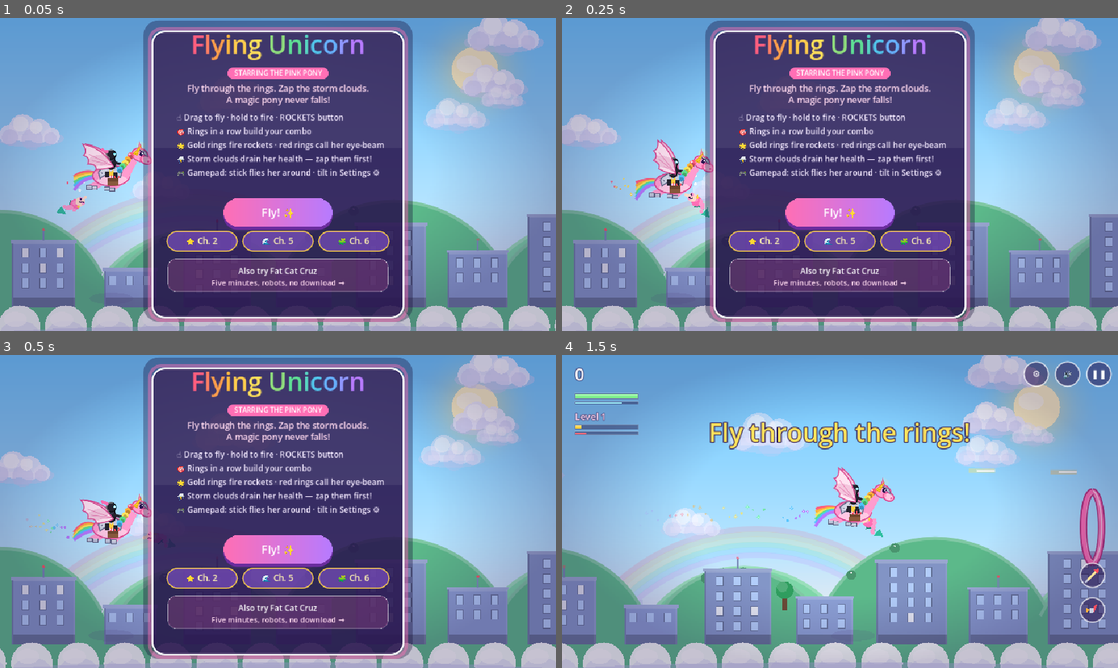
Above: before the commit, frames 1-4 (two rows, left to right).
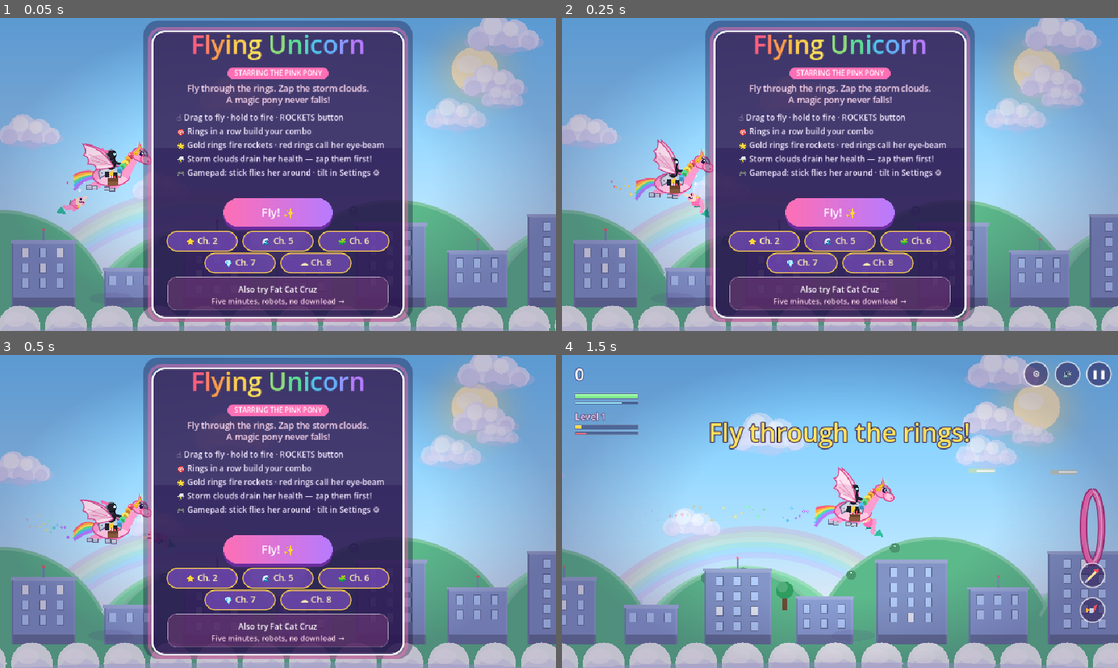
Above: after the commit, the same moments.

Repository: Dan8NOD/flying-unicorn
Game: Godot game, scene res://main.tscn
The game is run twice, just before and just after one commit, with the same random seed, the same clock (stepped at 60 frames per second) and the same inputs.
Inputs (mouse positions are in pixels of both pictures, inside the frame that each line leads up to):
- Up to frame 1 (0.05 s): no input
- Up to frame 2 (0.25 s): no input
- Up to frame 3 (0.5 s): no input
- Up to frame 4 (1.5 s): tap Enter at 0.5 s; move the mouse to (962, 495) at 0.52 s; hold D (fly_right) 0.53-1.25 s; hold Space (fire) 0.53-1.25 s; click (962, 495) at 0.67 s; drag from (728, 527) to (812, 574) at 1.27 s

The runs differ from the first frame. In frame 1, 5.6% of the frame differs, in the area x 30-70%, y 74-94%; in frame 2, 5.6%; in frame 3, 5.6%; in frame 4, nothing differs.

Commit message:
Add Crystalwood and Cloudbreak chapters
Co-authored-by: Dan8NOD <154256333+Dan8NOD@users.noreply.github.com>

Diff:
--- a/main.gd
+++ b/main.gd
@@ -243,6 +243,7 @@
 var ch6_end := false
 var ch7 := false
 var ch7_crystals := 0
+var _ch7_crystal_taken := {}
 var ch8 := false
 var ch8_pending := 0.0
 var pz_kind := 0
@@ -263,6 +264,8 @@
 var _btn_ch2 := Rect2()
 var _btn_ch5 := Rect2()
 var _btn_ch6 := Rect2()
+var _btn_ch7 := Rect2()
+var _btn_ch8 := Rect2()
 var _btn_end := Rect2()
 var _btn_again := Rect2()
 var _btn_resume := Rect2()
@@ -931,7 +934,7 @@
 	ch5 = false; ch5_city = false; ch5_pending = 0.0; _maze_hint = false
 	wobs = []; wcur = []; towers = []; mwalls = []; maze_exit = Vector2.ZERO
 	ch6 = false; ch6_pending = 0.0; ch6_end = false
-	ch7 = false; ch7_crystals = 0
+	ch7 = false; ch7_crystals = 0; _ch7_crystal_taken = {}
 	ch8 = false; ch8_pending = 0.0
 	pz_pieces = []; pz_sel = null; pz_done_t = 0.0; pz_kind = 0; pz_tex = null
 	spears = []; spear_cd = 0.0; _spear_tap = false; spread_t = 0.0; spreads = []
@@ -2539,6 +2542,16 @@
 			start()
 			_enter_wonder()
 			_enter_ch6()
+			return
+		if _btn_ch7.has_point(dp):
+			start()
+			_enter_wonder()
+			_enter_ch7()
+			return
+		if _btn_ch8.has_point(dp):
+			start()
+			_enter_wonder()
+			_enter_ch8()
 			return
 		if _teaser_rect.has_point(dp):
 			OS.shell_open("https://fatcatcruz.itch.io/fat-cat-cruz")
@@ -3071,6 +3084,16 @@
 	var dirt := Color("7a5230").darkened(0.35) if night else Color("7a5230")
 	var grass := Color("4fa361").darkened(0.3) if night else Color("4fa361")
 	var lip := Color("7ed6a8").darkened(0.3) if night else Color("7ed6a8")
+	if ch7:
+		soil = Color("26314f")
+		dirt = Color("3c4967")
+		grass = Color("315c72")
+		lip = Color("76f7e2")
+	elif ch8:
+		soil = Color("586c91")
+		dirt = Color("7892b6")
+		grass = Color("b4d8ec")
+		lip = Color("f3fdff")
 	draw_rect(Rect2(0, gy + 26, WCOLS * WCOL, H - gy - 18), soil)
 	draw_rect(Rect2(0, gy + 16, WCOLS * WCOL, 10), dirt)
 	draw_rect(Rect2(0, gy, WCOLS * WCOL, 16), grass)
@@ -3696,7 +3719,10 @@
 	_btn_ch2 = _chapter_btn(Vector2(W / 2 - 132, y + 18), "⭐ Ch. 2")
 	_btn_ch5 = _chapter_btn(Vector2(W / 2, y + 18), "🌊 Ch. 5")
 	_btn_ch6 = _chapter_btn(Vector2(W / 2 + 132, y + 18), "🧩 Ch. 6")
-	y += 48
+	y += 38
+	_btn_ch7 = _chapter_btn(Vector2(W / 2 - 66, y + 18), "💎 Ch. 7")
+	_btn_ch8 = _chapter_btn(Vector2(W / 2 + 66, y + 18), "☁️ Ch. 8")
+	y += 42
 	_teaser_rect = _teaser(Vector2(W / 2, y + 29))
 
 
@@ -3781,6 +3807,10 @@
 		var label := "Chapter 2"
 		if ch6:
 			label = "Puzzle %d/3 · %s" % [pz_kind + 1, _pz_name(pz_kind)]
+		elif ch7:
+			label = "Crystalwood · Chapter 7"
+		elif ch8:
+			label = "Cloudbreak Summit · Chapter 8"
 		elif ch5:
 			label = "Bad City 🏙" if ch5_city else "Open Water 🌊"
 		elif ch3:
@@ -3789,6 +3819,12 @@
 		if under:
 			var pcol := Color("9df08a") if pods_left > 0 else Color("ffd23f")
 			_stroke_text(Vector2(22, 108), "👽 x%d left" % pods_left if pods_left > 0 else "👽 ALL CLEAR!", 20, pcol, HORIZONTAL_ALIGNMENT_LEFT, 4)
+		elif ch7:
+			_stroke_text(Vector2(22, 108), "💎 %d/4" % ch7_crystals, 20, Color("b8fff4"), HORIZONTAL_ALIGNMENT_LEFT, 4)
+			if ch7_crystals < 4:
+				_stroke_text(Vector2(VW / 2, VH - 30), "Find 4 crystals to open the gate", 16, Color("e5fffb"), HORIZONTAL_ALIGNMENT_CENTER, 4)
+		elif ch8:
+			_stroke_text(Vector2(VW / 2, VH - 30), "Reach the summit flag!", 16, Color("eafaff"), HORIZONTAL_ALIGNMENT_CENTER, 4)
 		_draw_round_button(Vector2(VW - 87, 33), "🔇" if synth.muted else "🔊")
 		_draw_round_button(Vector2(VW - 33, 33), "❚❚")
 		var any_target: bool = drone != null and drone.alive
@@ -3856,6 +3892,7 @@
 # hostile, pony arrives powered up with a rainbow double jump).
 const WCOL := 170.0
 const WCELL := 190.0
+const CH7_CRYSTAL_COLUMNS := [4, 10, 17, 24]
 var _bit_taken := {}
 var _wonder_jump := false
 
@@ -4096,6 +4133,7 @@
 			_popup(uni.x, uni.y - 70, "SUMMIT REACHED! 🌈", Color("ffd23f"))
 			_burst(uni.x + 40, uni.y - 40, 50, RAINBOW, 300)
 			synth.fanfare()
+			synth.stop_sky()
 			ch8 = false
 			ch6_end = true
 	elif not ch7 and not ch8 and uni.x >= WCOLS * WCOL - 170 and _fin_cd <= 0 and ch3_pending <= 0:
@@ -4109,11 +4147,12 @@
 		ch3_pending = 1.6
 	if ch7:
 		for i in 4:
-			if i < ch7_crystals:
+			if _ch7_crystal_taken.has(i):
 				continue
-			var crystal_pos := Vector2([4, 10, 17, 24][i] * WCOL, H - 125.0)
+			var crystal_pos := Vector2(CH7_CRYSTAL_COLUMNS[i] * WCOL, H - 125.0)
 			if Vector2(uni.x, uni.y - 15).distance_to(crystal_pos) < 46.0:
-				ch7_crystals += 1
+				_ch7_crystal_taken[i] = true
+				ch7_crystals = _ch7_crystal_taken.size()
 				score += 35
 				_popup(crystal_pos.x, crystal_pos.y - 30, "Crystal! +35", Color("b8fff4"))
 				_burst(crystal_pos.x, crystal_pos.y, 18, [Color("76f7e2"), Color("b8fff4"), Color.WHITE], 210)
@@ -4709,6 +4748,9 @@
 	if ch3:
 		_draw_ch3()
 		return
+	if ch7 or ch8:
+		_draw_ch7_ch8()
+		return
 	# Side view: solid ground, markers, drone, cloud platforms, star bits,
 	# and her zap bolts — all world coords; the camera transform is on.
 	_draw_solid_ground()
@@ -4758,7 +4800,78 @@
 		var wave := sin(t * 5.0 + i * 0.8) * 2.0
 		draw_colored_polygon(PackedVector2Array([Vector2(fx + 3, gy - 124 + i * 7), Vector2(fx + 54 - i * 3, gy - 120 + i * 7 + wave), Vector2(fx + 3, gy - 117 + i * 7)]), RAINBOW[i])
 	draw_colored_polygon(_sparkle_poly(fx, gy - 136, 11), Color("ffd23f"))
-	_text_c(Vector2(fx + 34, gy - 98), "FINISH", 14, Color.WHITE)
+	var finish_label := "CRYSTAL GATE" if ch7 else ("SUMMIT" if ch8 else "FINISH")
+	_text_c(Vector2(fx + 42, gy - 98), finish_label, 14, Color.WHITE)
+
+
+func _draw_ch7_ch8() -> void:
+	_draw_solid_ground()
+	_draw_wonder_markers()
+	for c in _wonder_cols():
+		var L := _wonder_col(c)
+		var px := Vector2(c * WCOL, L[0])
+		var hw: float = L[1] * 0.5
+		if ch7:
+			_fill_ellipse(px + Vector2(0, 9), hw, 18, Color("182f53"))
+			draw_rect(Rect2(px.x - hw, px.y - 10, L[1], 13), Color("344d79"))
+			draw_circle(px + Vector2(-hw + 10, -9), 12, Color("344d79"))
+			draw_circle(px + Vector2(0, -14), 15, Color("344d79"))
+			draw_circle(px + Vector2(hw - 12, -8), 12, Color("344d79"))
+			draw_rect(Rect2(px.x - hw, px.y - 1, L[1], 4), Color("76f7e2"))
+			if L[2]:
+				draw_polyline(_arc_pts(px.x, px.y - 12, hw + 6, 16, PI * 1.1, PI * 1.9, 16), Color("b8fff4"), 3, true)
+		else:
+			_fill_ellipse(px + Vector2(0, 10), hw, 19, Color("455d89"))
+			draw_rect(Rect2(px.x - hw, px.y - 11, L[1], 15), Color("d9f4ff"))
+			draw_circle(px + Vector2(-hw + 10, -11), 12, Color("d9f4ff"))
+			draw_circle(px + Vector2(0, -16), 16, Color("eafaff"))
+			draw_circle(px + Vector2(hw - 12, -9), 12, Color("d9f4ff"))
+			draw_rect(Rect2(px.x - hw, px.y + 1, L[1], 4), Color("82c6f7"))
+		for bi in L[3]:
+			if not _bit_taken.has("%d:%d" % [c, bi]):
+				_bit_star(_wonder_bit_pos(c, bi))
+	var first_col := int(floor(cam_x / 340.0)) - 1
+	var col := first_col
+	while col * 340.0 < cam_x + W + 340.0:
+		var x := col * 340.0 + 100.0
+		if ch7 and _hash01(col * 37 + 2) < 0.78:
+			var tree_ground := H - 60.0
+			var tree_height := 80.0 + _hash01(col * 19 + 8) * 100.0
+			draw_rect(Rect2(x - 5, tree_ground - tree_height * 0.35, 10, tree_height * 0.35), Color("33415f"))
+			for tier in 3:
+				var size := 30.0 - tier * 6.0
+				var top := tree_ground - tree_height + tier * 27.0
+				draw_colored_polygon(PackedVector2Array([
+					Vector2(x, top), Vector2(x - size, top + 38), Vector2(x + size, top + 38)
+				]), Color("315c72").lerp(Color("557c82"), _hash01(col + tier)))
+				draw_line(Vector2(x, top + 2), Vector2(x, top + 30), Color("76f7e2", 0.6), 3)
+		elif ch8 and _hash01(col * 23 + 9) < 0.72:
+			var rock_ground := H - 60.0
+			var rock_height := 34.0 + _hash01(col * 17 + 4) * 68.0
+			var rock := PackedVector2Array([
+				Vector2(x - 30, rock_ground), Vector2(x - 16, rock_ground - rock_height * 0.55),
+				Vector2(x - 5, rock_ground - rock_height), Vector2(x + 8, rock_ground - rock_height * 0.62),
+				Vector2(x + 27, rock_ground - rock_height * 0.82), Vector2(x + 36, rock_ground)
+			])
+			draw_colored_polygon(rock, Color("7892b6"))
+			draw_polyline(PackedVector2Array([rock[1], rock[2], rock[3]]), Color("d9f4ff"), 3, true)
+		col += 1
+	if ch7:
+		for i in 4:
+			if _ch7_crystal_taken.has(i):
+				continue
+			var cp := Vector2(CH7_CRYSTAL_COLUMNS[i] * WCOL, H - 125.0)
+			var pulse := 0.78 + 0.22 * sin(t * 4.0 + i)
+			draw_texture_rect(_radial_glow_tex(Color(0.3, 1, 0.9, 0.45 * pulse), Color(0.3, 1, 0.9, 0)), Rect2(cp - Vector2(35, 35), Vector2(70, 70)), false)
+			var gem := PackedVector2Array([
+				cp + Vector2(0, -19), cp + Vector2(13, -3), cp + Vector2(8, 17),
+				cp + Vector2(-8, 17), cp + Vector2(-13, -3)
+			])
+			draw_colored_polygon(gem, Color("76f7e2"))
+			draw_polyline(gem, Color("e5fffb"), 2, true)
+			draw_line(cp + Vector2(0, -12), cp + Vector2(0, 10), Color.WHITE, 2, true)
+	_draw_spreads()
+	_draw_wzaps()
 
 
 func _draw_drone(d = null) -> void:
@@ -5083,6 +5196,10 @@
 		_draw_over_bg()
 	elif wonder and ch6:
 		_draw_ch6_bg()
+	elif wonder and ch7:
+		_draw_ch7_bg()
+	elif wonder and ch8:
+		_draw_ch8_bg()
 	elif wonder and ch5:
 		if ch5_city:
 			_draw_city_bg()
@@ -5208,6 +5325,8 @@
 			_draw_mermaid()
 		if wonder and (ch3 or ch5):
 			_draw_pony_top()
+		elif wonder and (ch7 or ch8):
+			_draw_unicorn()
 		elif not wonder:
 			_draw_unicorn()
 		if state == "over" and over_card_visible:
@@ -5833,6 +5952,62 @@
 	draw_texture_rect(_radial_glow_tex(Color(1, 0.6, 0.25, 0.10 + 0.05 * pulse), Color(0.4, 0.15, 0.05, 0)), Rect2(VW * 0.1, VH * 0.55, VW * 0.8, VH * 0.5), false)
 
 
+func _draw_ch7_bg() -> void:
+	var bands := 10
+	for i in bands:
+		var k := float(i) / bands
+		draw_rect(Rect2(0, VH * k, VW, VH / bands + 1), Color("27365a").lerp(Color("694e7a"), k))
+	draw_texture_rect(_radial_glow_tex(Color(0.45, 1, 0.88, 0.18), Color(0.45, 1, 0.88, 0)), Rect2(VW * 0.25, VH * 0.08, VW * 0.5, VH * 0.7), false)
+	for layer in 3:
+		var base_y := VH * (0.64 + layer * 0.08)
+		var shift := cam_x * (0.05 + layer * 0.035)
+		var step := 180.0 + layer * 85.0
+		var first := int(floor(shift / step)) - 1
+		var segment := first
+		while segment * step - shift < VW + step:
+			var x := segment * step - shift
+			var height := 110.0 + _hash01(segment * 29 + layer * 17) * (100.0 + layer * 20.0)
+			var width := 90.0 + _hash01(segment * 13 + layer * 41) * 90.0
+			var silhouette := PackedVector2Array([
+				Vector2(x - width, base_y), Vector2(x - width * 0.55, base_y - height * 0.65),
+				Vector2(x, base_y - height), Vector2(x + width * 0.62, base_y - height * 0.48),
+				Vector2(x + width, base_y)
+			])
+			var shade := 0.12 + layer * 0.075
+			draw_colored_polygon(silhouette, Color("102541").lerp(Color("263b5b"), shade))
+			if layer == 2:
+				for star in 2:
+					var sx := x + (star - 0.5) * 42.0
+					draw_circle(Vector2(sx, base_y - height * 0.62), 2.0, Color("76f7e2", 0.65))
+			segment += 1
+
+
+func _draw_ch8_bg() -> void:
+	var bands := 12
+	for i in bands:
+		var k := float(i) / bands
+		draw_rect(Rect2(0, VH * k, VW, VH / bands + 1), Color("5e83bd").lerp(Color("c5eaff"), k))
+	draw_texture_rect(_radial_glow_tex(Color(1, 0.96, 0.75, 0.5), Color(1, 0.96, 0.75, 0)), Rect2(VW * 0.68, VH * 0.08, 180, 180), false)
+	for i in 9:
+		var x := fposmod(i * 173.0 - cam_x * 0.11, VW + 260.0) - 130.0
+		var y := VH * (0.28 + _hash01(i * 31 + 6) * 0.38)
+		var size := 40.0 + _hash01(i * 23 + 4) * 54.0
+		var cloud := Color(0.93, 0.98, 1.0, 0.64)
+		_fill_ellipse(Vector2(x, y + size * 0.1), size * 1.25, size * 0.32, Color(0.53, 0.68, 0.85, 0.27))
+		draw_circle(Vector2(x - size * 0.5, y), size * 0.36, cloud)
+		draw_circle(Vector2(x, y - size * 0.13), size * 0.48, cloud)
+		draw_circle(Vector2(x + size * 0.53, y + size * 0.04), size * 0.33, cloud)
+	for i in 7:
+		var island_x := fposmod(i * 219.0 - cam_x * 0.2, VW + 320.0) - 160.0
+		var peak := VH * (0.52 + _hash01(i * 19 + 1) * 0.2)
+		var width := 90.0 + _hash01(i * 13 + 7) * 80.0
+		var island := PackedVector2Array([
+			Vector2(island_x - width, VH), Vector2(island_x - width * 0.4, peak + 35),
+			Vector2(island_x, peak), Vector2(island_x + width * 0.55, peak + 30), Vector2(island_x + width, VH)
+		])
+		draw_colored_polygon(island, Color("7294bb", 0.55))
+
+
 # ─── Chapter 6: three little jigsaws ─────────────────────────────────────────
 const PZ_O := Vector2(240.0, 76.0)
 const PZ_PW := 160.0
@@ -5868,6 +6043,7 @@
 	ch8 = false
 	ch8_pending = 0.0
 	ch7_crystals = 0
+	_ch7_crystal_taken = {}
 	ch6_pending = 0.0
 	cam_x = 0.0
 	uni.x = 220.0
@@ -5899,6 +6075,7 @@
 	ch8 = true
 	ch8_pending = 0.0
 	ch7_crystals = 0
+	_ch7_crystal_taken = {}
 	cam_x = 0.0
 	uni.x = 220.0
 	uni.y = H - 160.0
@@ -6086,7 +6263,7 @@
 	y += 40
 	_text_c(Vector2(W / 2, y), str(score), 40, Color("ffd23f"))
 	y += 34
-	_text_c(Vector2(W / 2, y), "Chapters 1–6 complete. Chapter 7 soon? 🦄", 14, Color("f3e9ff"))
+	_text_c(Vector2(W / 2, y), "Chapters 1–8 complete. Your next adventure awaits! 🦄", 14, Color("f3e9ff"))
 	y += 36
 	_btn_end = _play_button(Vector2(W / 2, y + 24), "Back to Title 🏠")
 
--- a/synth.gd
+++ b/synth.gd
@@ -378,7 +378,7 @@
 	var frequencies: Array[float]
 	var gains: Array[float]
 	if cue == "crystal_loop":
-		frequencies = [130.81, 196.0, 261.63, 392.0, 523.25]
+		frequencies = [130.75, 196.0, 261.5, 392.0, 523.25]
 		gains = [0.13, 0.08, 0.055, 0.035, 0.02]
 	else:
 		frequencies = [55.0, 82.5, 110.0, 165.0]
@@ -404,6 +404,9 @@
 
 func _loop(cue: String, db: float) -> void:
 	if muted:
+		var current: AudioStreamPlayer = _loopers.get(cue)
+		if current and current.playing:
+			current.stop()
 		return
 	var p := _looper(cue)
 	if p.stream == null:
Not shown, changed: README.md
Not shown, changed: tests/smoke.sh
